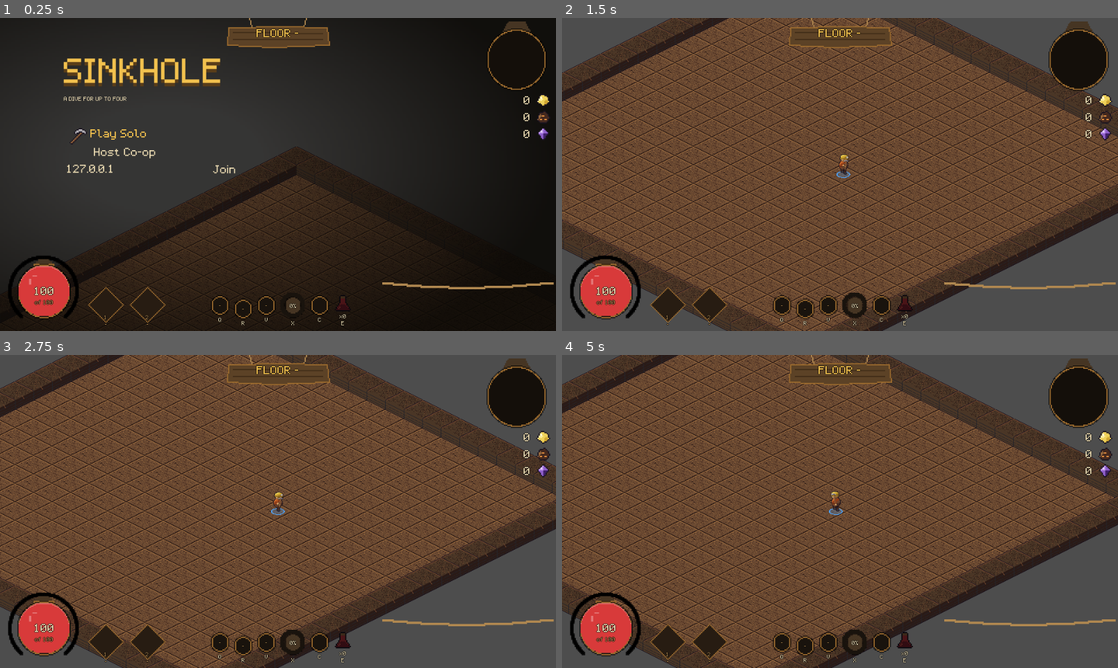
Above: before the commit, frames 1-4 (two rows, left to right).
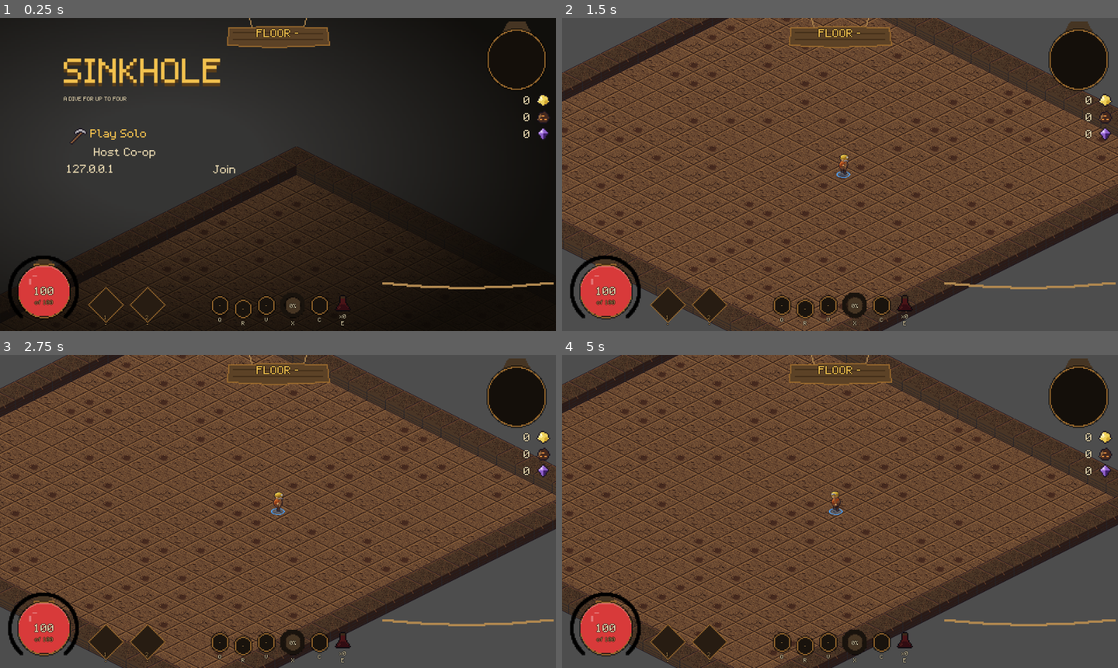
Above: after the commit, the same moments.

Repository: dsdocai-ops/terra-project
Game: Godot game, scene res://scenes/main/main.tscn
Two runs of this game, one before a commit and one after it. Both use one fixed random seed, a clock stepped at 60 frames per second and the inputs below.
Inputs (mouse positions are in pixels of both pictures, inside the frame that each line leads up to):
- Up to frame 1 (0.25 s): no input
- Up to frame 2 (1.5 s): click "Play Solo" at 0.5 s; tap Enter (ui_accept) at 1.25 s; move the mouse to (962, 158) at 1.27 s; hold D (move_right) from 1.28 s (still down); tap Q (ability_1) at 1.35 s; click (962, 158) at 1.42 s
- Up to frame 3 (2.75 s): tap Enter (ui_accept) at 1.52 s; release D (move_right) at 2 s; drag from (166, 527) to (283, 511) at 2.02 s
- Up to frame 4 (5 s): tap Enter (ui_accept) at 2.75, 4.25, 4.52 s; move the mouse to (895, 442) at 2.77 s; hold D (move_right) 2.78-3.5 s; tap V (ability_3) at 2.85 s; drag from (812, 574) to (845, 511) at 3.52 s; move the mouse to (1006, 558) at 4.27 s; hold A (move_left) from 4.28 s (still down); click (1006, 558) at 4.35 s

The runs differ from the first frame. In frame 1, 0.1% of the frame differs, in the area x 18-71%, y 55-100%; in frame 2, 7.8%, in the area x 0-100%, y 0-100%; in frame 3, 7.4%; in frame 4, 7.4%.

Commit message:
feat(art-audio): four floor variants per biome so the ground stops repeating
gen_tiles.py draws three extra floor tiles on a second atlas row (worn
patch, long crack, embedded stones), each with its own grain seed and the
same rim so tiles still seam. Atlases are now 192x128.

Tiles.FLOOR_VARIANTS lists every walkable floor look and Tiles.floor_at(cell)
picks one from a hash of the cell, so every peer paints the same floor
without syncing. The tileset builder registers all variants as walkable;
world.gd and capture.gd paint through floor_at. Tests cover the new atlas
layout, variant walkability and the floor_at distribution.

Co-Authored-By: Claude Opus 5.5 <noreply@anthropic.com>

Diff:
--- a/assets/tilesets/crystal_hollows_iso.tres
+++ b/assets/tilesets/crystal_hollows_iso.tres
@@ -7,6 +7,12 @@
 texture_region_size = Vector2i(64, 64)
 0:0/0 = 0
 0:0/0/custom_data_0 = true
+0:1/0 = 0
+0:1/0/custom_data_0 = true
+1:1/0 = 0
+1:1/0/custom_data_0 = true
+2:1/0 = 0
+2:1/0/custom_data_0 = true
 1:0/0 = 0
 1:0/0/physics_layer_0/polygon_0/points = PackedVector2Array(0, -16, 32, 0, 0, 16, -32, 0)
 2:0/0 = 0
--- a/assets/tilesets/drowned_city_iso.tres
+++ b/assets/tilesets/drowned_city_iso.tres
@@ -7,6 +7,12 @@
 texture_region_size = Vector2i(64, 64)
 0:0/0 = 0
 0:0/0/custom_data_0 = true
+0:1/0 = 0
+0:1/0/custom_data_0 = true
+1:1/0 = 0
+1:1/0/custom_data_0 = true
+2:1/0 = 0
+2:1/0/custom_data_0 = true
 1:0/0 = 0
 1:0/0/physics_layer_0/polygon_0/points = PackedVector2Array(0, -16, 32, 0, 0, 16, -32, 0)
 2:0/0 = 0
--- a/assets/tilesets/ember_forge_iso.tres
+++ b/assets/tilesets/ember_forge_iso.tres
@@ -7,6 +7,12 @@
 texture_region_size = Vector2i(64, 64)
 0:0/0 = 0
 0:0/0/custom_data_0 = true
+0:1/0 = 0
+0:1/0/custom_data_0 = true
+1:1/0 = 0
+1:1/0/custom_data_0 = true
+2:1/0 = 0
+2:1/0/custom_data_0 = true
 1:0/0 = 0
 1:0/0/physics_layer_0/polygon_0/points = PackedVector2Array(0, -16, 32, 0, 0, 16, -32, 0)
 2:0/0 = 0
--- a/assets/tilesets/fungal_caverns_iso.tres
+++ b/assets/tilesets/fungal_caverns_iso.tres
@@ -7,6 +7,12 @@
 texture_region_size = Vector2i(64, 64)
 0:0/0 = 0
 0:0/0/custom_data_0 = true
+0:1/0 = 0
+0:1/0/custom_data_0 = true
+1:1/0 = 0
+1:1/0/custom_data_0 = true
+2:1/0 = 0
+2:1/0/custom_data_0 = true
 1:0/0 = 0
 1:0/0/physics_layer_0/polygon_0/points = PackedVector2Array(0, -16, 32, 0, 0, 16, -32, 0)
 2:0/0 = 0
--- a/assets/tilesets/placeholder_iso.tres
+++ b/assets/tilesets/placeholder_iso.tres
@@ -7,6 +7,12 @@
 texture_region_size = Vector2i(64, 64)
 0:0/0 = 0
 0:0/0/custom_data_0 = true
+0:1/0 = 0
+0:1/0/custom_data_0 = true
+1:1/0 = 0
+1:1/0/custom_data_0 = true
+2:1/0 = 0
+2:1/0/custom_data_0 = true
 1:0/0 = 0
 1:0/0/physics_layer_0/polygon_0/points = PackedVector2Array(0, -16, 32, 0, 0, 16, -32, 0)
 2:0/0 = 0
--- a/assets/tilesets/the_heart_iso.tres
+++ b/assets/tilesets/the_heart_iso.tres
@@ -7,6 +7,12 @@
 texture_region_size = Vector2i(64, 64)
 0:0/0 = 0
 0:0/0/custom_data_0 = true
+0:1/0 = 0
+0:1/0/custom_data_0 = true
+1:1/0 = 0
+1:1/0/custom_data_0 = true
+2:1/0 = 0
+2:1/0/custom_data_0 = true
 1:0/0 = 0
 1:0/0/physics_layer_0/polygon_0/points = PackedVector2Array(0, -16, 32, 0, 0, 16, -32, 0)
 2:0/0 = 0
--- a/scenes/main/world.gd
+++ b/scenes/main/world.gd
@@ -43,7 +43,7 @@
 	walls_layer.clear()
 	for x in size:
 		for y in size:
-			floor_layer.set_cell(Vector2i(x, y), Tiles.SOURCE, Tiles.FLOOR)
+			floor_layer.set_cell(Vector2i(x, y), Tiles.SOURCE, Tiles.floor_at(Vector2i(x, y)))
 	for i in range(-1, size + 1):
 		walls_layer.set_cell(Vector2i(i, -1), Tiles.SOURCE, Tiles.WALL)
 		walls_layer.set_cell(Vector2i(i, size), Tiles.SOURCE, Tiles.WALL)
--- a/scripts/tiles.gd
+++ b/scripts/tiles.gd
@@ -13,5 +13,18 @@
 const WALL := Vector2i(1, 0)
 const PIT := Vector2i(2, 0)
 
+## Every walkable floor look, FLOOR first. Painters call `floor_at(cell)` so a
+## room does not repeat one stamp; the rest of the game only reads WALKABLE.
+const FLOOR_VARIANTS: Array[Vector2i] = [FLOOR, Vector2i(0, 1), Vector2i(1, 1), Vector2i(2, 1)]
+
 ## Custom data layer (bool) that marks cells enemies and players can stand on.
 const WALKABLE: StringName = &"walkable"
+
+
+## The floor variant for `cell`. A pure hash of the coordinates, so every peer
+## paints the same floor without syncing it.
+static func floor_at(cell: Vector2i) -> Vector2i:
+	var h: int = (cell.x * 73856093) ^ (cell.y * 19349663)
+	h = (h ^ (h >> 13)) * 1274126177
+	h ^= h >> 16
+	return FLOOR_VARIANTS[posmod(h, FLOOR_VARIANTS.size())]
--- a/tests/unit/test_art_assets.gd
+++ b/tests/unit/test_art_assets.gd
@@ -20,7 +20,9 @@
 		assert_eq(source.texture_region_size, Vector2i(64, 64), "%s cells" % biome)
 		for coords: Vector2i in [Tiles.FLOOR, Tiles.WALL, Tiles.PIT]:
 			assert_true(source.has_tile(coords), "%s has tile %s" % [biome, coords])
-		assert_true(source.get_tile_data(Tiles.FLOOR, 0).get_custom_data(Tiles.WALKABLE))
+		for coords: Vector2i in Tiles.FLOOR_VARIANTS:
+			assert_true(source.has_tile(coords), "%s has floor variant %s" % [biome, coords])
+			assert_true(source.get_tile_data(coords, 0).get_custom_data(Tiles.WALKABLE), "%s variant %s walkable" % [biome, coords])
 		assert_false(source.get_tile_data(Tiles.WALL, 0).get_custom_data(Tiles.WALKABLE))
 		assert_eq(source.get_tile_data(Tiles.WALL, 0).get_collision_polygons_count(0), 1, "%s wall collides" % biome)
 
--- a/tests/unit/test_tileset.gd
+++ b/tests/unit/test_tileset.gd
@@ -27,7 +27,28 @@
 	assert_true(_source.has_tile(Tiles.FLOOR), "floor tile")
 	assert_true(_source.has_tile(Tiles.WALL), "wall tile")
 	assert_true(_source.has_tile(Tiles.PIT), "pit tile")
-	assert_eq(_source.get_tiles_count(), 3)
+	assert_eq(_source.get_tiles_count(), 2 + Tiles.FLOOR_VARIANTS.size())
+
+
+func test_every_floor_variant_is_walkable_without_collision() -> void:
+	for coords: Vector2i in Tiles.FLOOR_VARIANTS:
+		assert_true(_source.has_tile(coords), "floor variant %s" % coords)
+		var data := _source.get_tile_data(coords, 0)
+		assert_true(data.get_custom_data(Tiles.WALKABLE), "variant %s walkable" % coords)
+		assert_eq(data.get_collision_polygons_count(0), 0, "variant %s does not collide" % coords)
+
+
+func test_floor_at_is_deterministic_and_uses_every_variant() -> void:
+	var seen: Dictionary[Vector2i, int] = {}
+	for x in range(-10, 10):
+		for y in range(-10, 10):
+			var cell := Vector2i(x, y)
+			var variant := Tiles.floor_at(cell)
+			assert_eq(Tiles.floor_at(cell), variant, "same cell, same variant")
+			seen[variant] = seen.get(variant, 0) + 1
+	assert_eq(seen.size(), Tiles.FLOOR_VARIANTS.size(), "a 20x20 room shows every variant")
+	for variant: Vector2i in seen:
+		assert_gt(seen[variant], 50, "variant %s is not starved" % variant)
 
 
 func test_walkable_custom_data_layer() -> void:
@@ -48,8 +69,8 @@
 	assert_eq(wall.get_collision_polygon_points(0, 0).size(), 4, "wall collision is the tile diamond")
 
 
-func test_atlas_texture_is_three_64x64_cells_wide() -> void:
+func test_atlas_texture_is_three_by_two_64x64_cells() -> void:
 	var tex := _source.texture
 	assert_not_null(tex, "atlas texture")
-	assert_eq(tex.get_size(), Vector2(192, 64))
+	assert_eq(tex.get_size(), Vector2(192, 128))
 	assert_eq(_source.texture_region_size, Vector2i(64, 64), "64x64 cells leave room for a wall to rise above its diamond")
--- a/tools/art/capture.gd
+++ b/tools/art/capture.gd
@@ -53,7 +53,7 @@
 			elif x == 7 and y == 7:
 				floor_layer.set_cell(Vector2i(x, y), Tiles.SOURCE, Tiles.PIT)
 			else:
-				floor_layer.set_cell(Vector2i(x, y), Tiles.SOURCE, Tiles.FLOOR)
+				floor_layer.set_cell(Vector2i(x, y), Tiles.SOURCE, Tiles.floor_at(Vector2i(x, y)))
 	var entities: Node2D = _world.get_node("Entities")
 	for prop: Dictionary in PROPS:
 		var node := (load(prop["scene"] as String) as PackedScene).instantiate() as Node2D
--- a/tools/make_placeholder_tileset.gd
+++ b/tools/make_placeholder_tileset.gd
@@ -17,7 +17,7 @@
 
 ## Collision diamond in tile-local space (origin at tile center).
 const DIAMOND: Array[Vector2] = [Vector2(0, -16), Vector2(32, 0), Vector2(0, 16), Vector2(-32, 0)]
-const TILE_COORDS: Array[Vector2i] = [Tiles.FLOOR, Tiles.WALL, Tiles.PIT]
+const TILE_COORDS: Array[Vector2i] = [Tiles.WALL, Tiles.PIT]
 
 
 func _init() -> void:
@@ -44,10 +44,12 @@
 	source.texture_region_size = Vector2i(64, 64)
 	tile_set.add_source(source, Tiles.SOURCE)
 
+	for coords: Vector2i in Tiles.FLOOR_VARIANTS:
+		source.create_tile(coords)
+		source.get_tile_data(coords, 0).set_custom_data(Tiles.WALKABLE, true)
 	for coords: Vector2i in TILE_COORDS:
 		source.create_tile(coords)
 
-	source.get_tile_data(Tiles.FLOOR, 0).set_custom_data(Tiles.WALKABLE, true)
 	source.get_tile_data(Tiles.PIT, 0).set_custom_data(Tiles.WALKABLE, false)
 
 	var wall := source.get_tile_data(Tiles.WALL, 0)
Binary file changed: assets/tilesets/collapsed_mines/atlas.png
Binary file changed: assets/tilesets/crystal_hollows/atlas.png
Binary file changed: assets/tilesets/drowned_city/atlas.png
Binary file changed: assets/tilesets/ember_forge/atlas.png
Binary file changed: assets/tilesets/fungal_caverns/atlas.png
Binary file changed: assets/tilesets/the_heart/atlas.png
Not shown, changed: tools/art/gen_tiles.py
Not shown, changed: tools/art/tests/test_generators.py
